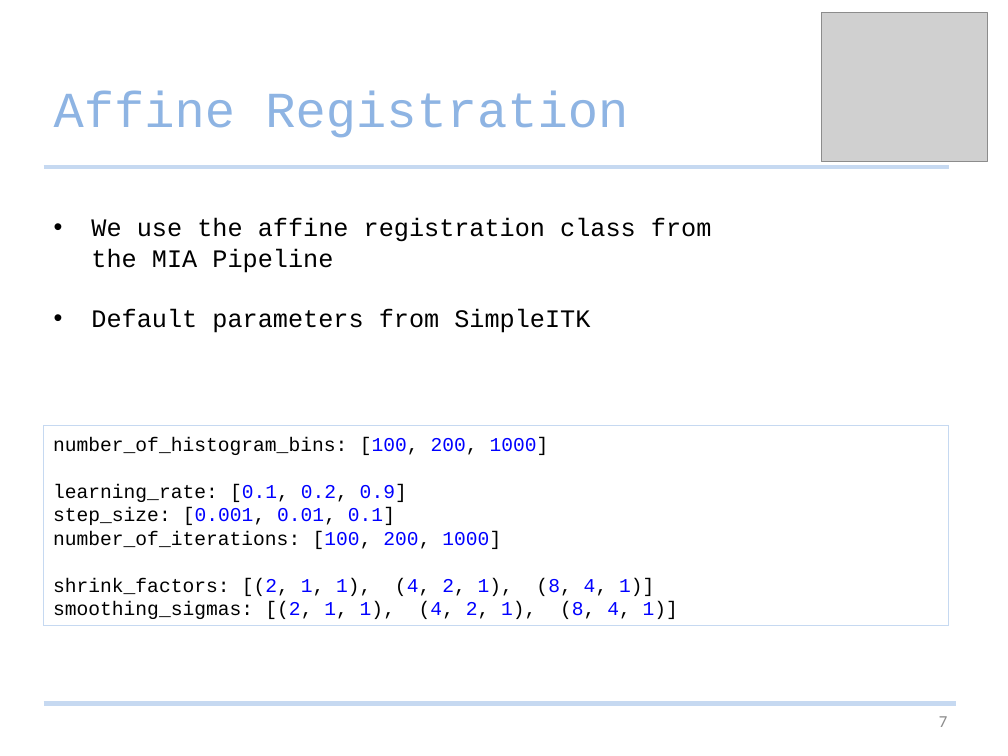
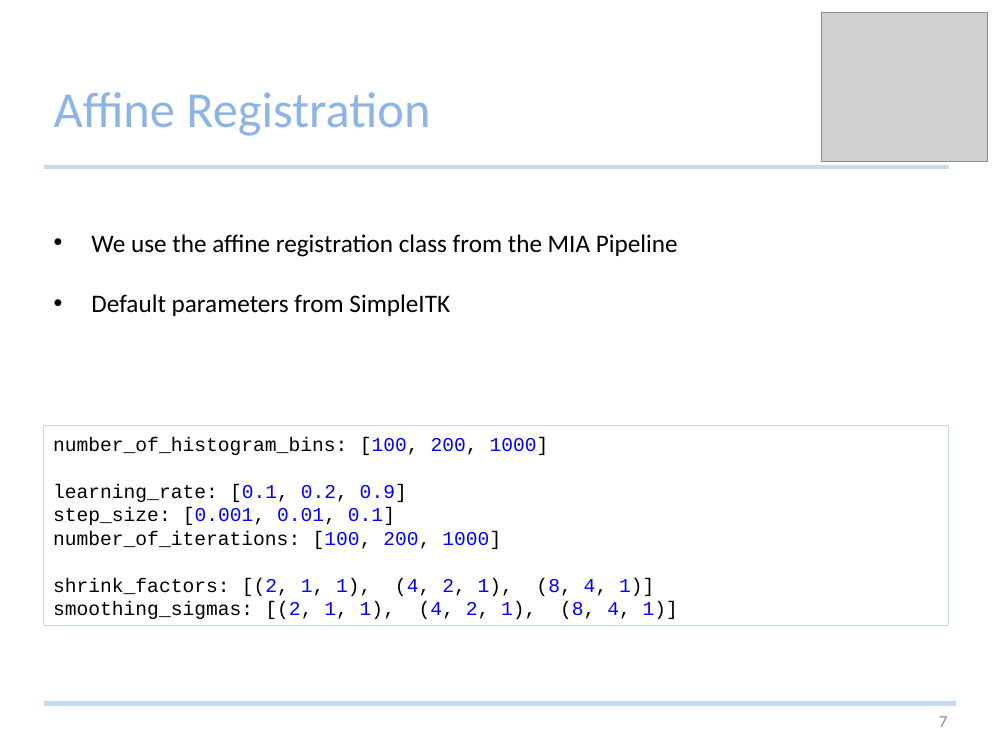
Before and after one commit to Studijacob/MIALab, a slide deck: slide 7 of wd/Documentation/MIALab presentation.pptx. Drawn at 1008x756 pixels with LibreOffice and Linux fonts; fonts in the diff are those of the drawing; grey boxes stand for pictures. Boxes give left, top, right and bottom in pixels: in the first picture for what was removed or moved away, otherwise in the second. Text is boxed around its words. In the diff, an @@ line names an element or a change of style, - is before the commit and + after.

Commit message:
change the font

```diff
--- a/wd/Documentation/MIALab presentation.pptx
+++ b/wd/Documentation/MIALab presentation.pptx
@@ title "Affine Registration" at (54,92,430,136): font Courier New to Calibri @@
@@ rectangle "We use the affine registration ..." at (43,222,773,324): font Courier New to Calibri @@
@@ rectangle "We use the affine registration ...": place and size @@
-rectangle "We use the affine registration ..." at (43,206,773,338)
+rectangle "We use the affine registration ..." at (43,222,773,324)
```
Also in this commit, not shown: 4 other slides changed.
